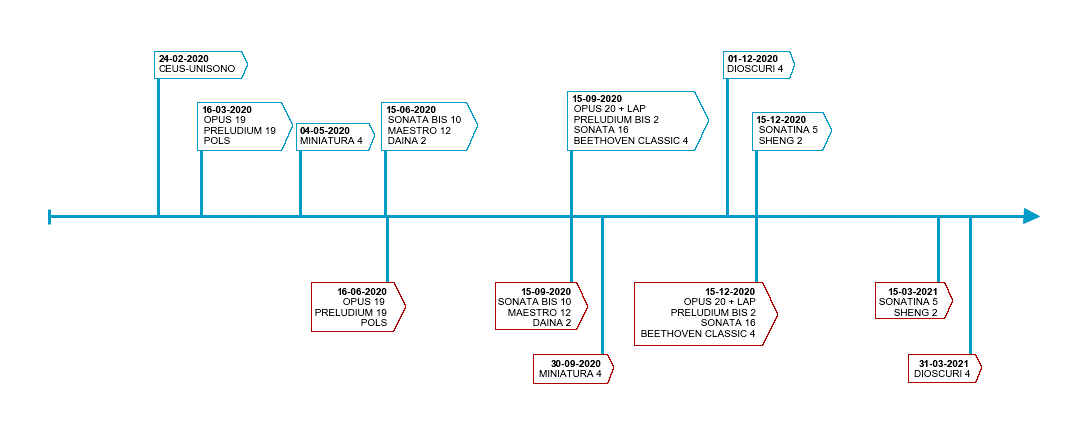
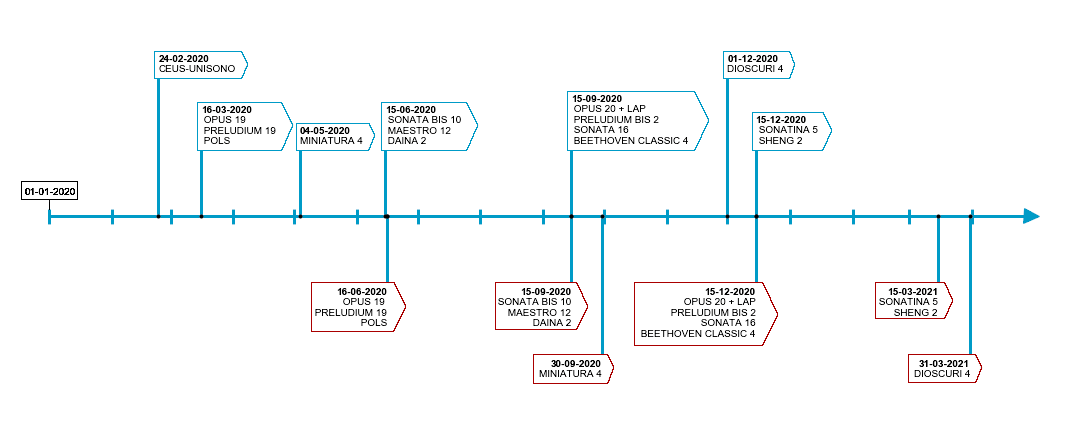
Layers edited between the first and the second w=1080, h=430 image:
added layer "Wklejona warstwa" above "time.png #1" over [21, 181, 78, 210]
added layer "time.png #1" above "time.png" over [48, 203, 1040, 225]
